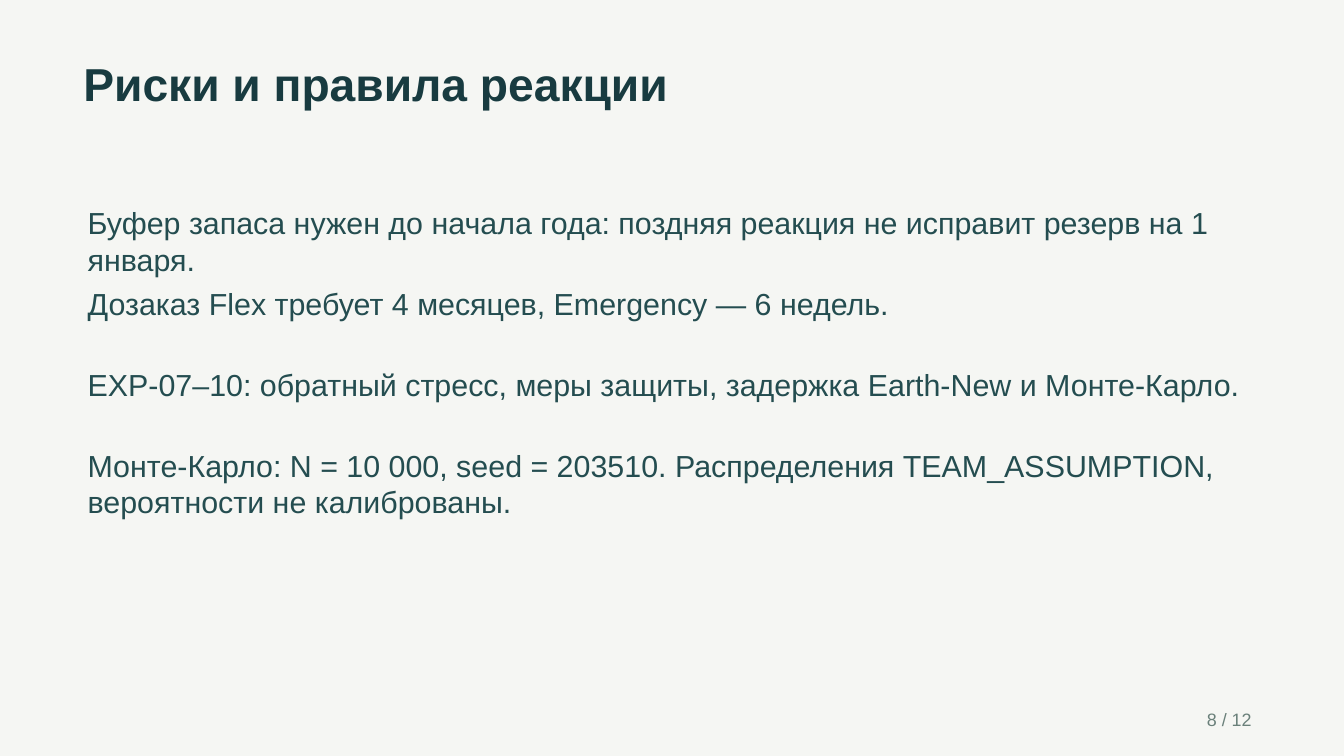
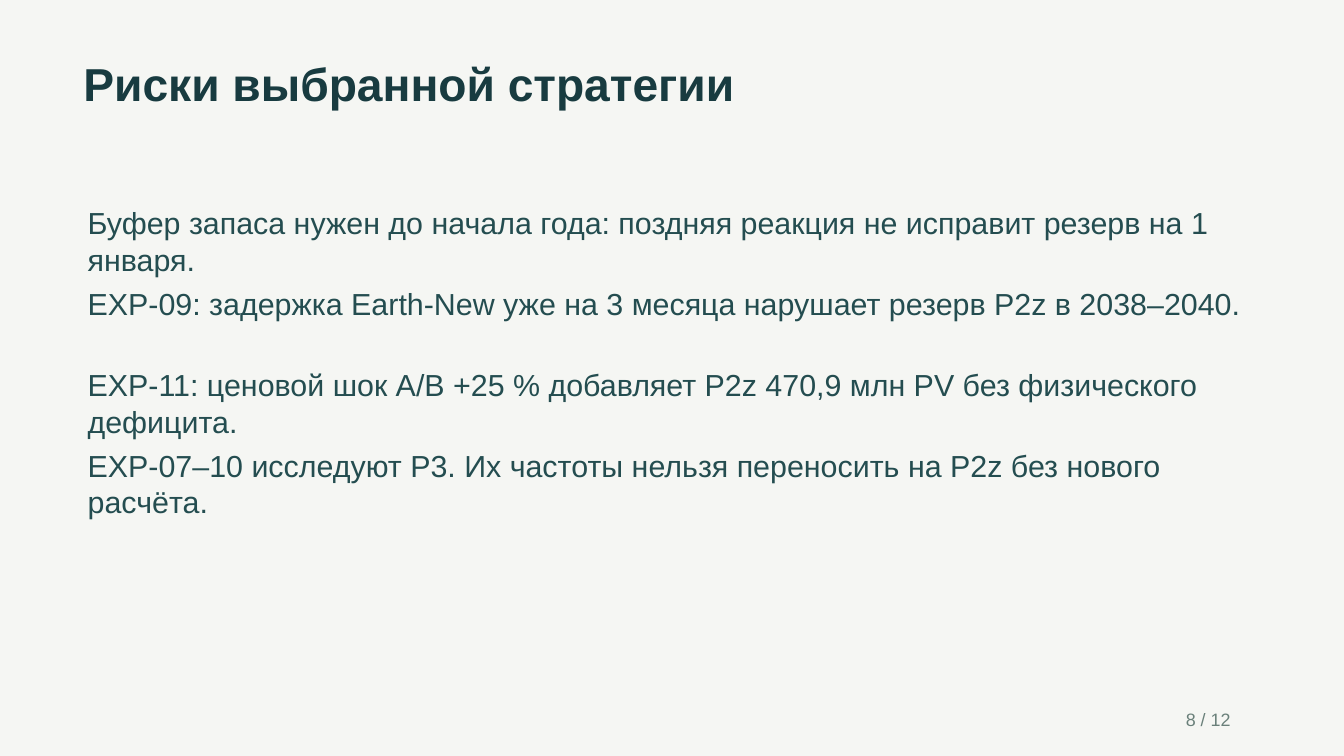
Before and after one commit to pmixay/hackathon-1809, a slide deck: slide 8 of docs/presentation/TerraPlan.pptx. Drawn at 1344x756 pixels with LibreOffice and Linux fonts; fonts in the diff are those of the drawing. Boxes give left, top, right and bottom in pixels: in the first picture for what was removed or moved away, otherwise in the second. Text is boxed around its words. In the diff, an @@ line names an element or a change of style, - is before the commit and + after.

Commit message:
R4: align UI and presentation with selected P2z strategy

```diff
--- a/docs/presentation/TerraPlan.pptx
+++ b/docs/presentation/TerraPlan.pptx
@@ text at (x1=83, y1=66, x2=734, y2=111): text changed @@
-Риски и правила реакции
+Риски выбранной стратегии
@@ text at (x1=88, y1=293, x2=1240, y2=321): text changed @@
-Дозаказ Flex требует 4 месяцев, Emergency — 6 недель.
+EXP-09: задержка Earth-New уже на 3 месяца нарушает резерв P2z в 2038–2040.
@@ text at (x1=88, y1=373, x2=1197, y2=439): text changed @@
-EXP-07–10: обратный стресс, меры защиты, задержка Earth-New и Монте-Карло.
+EXP-11: ценовой шок A/B +25 % добавляет P2z 470,9 млн PV без физического дефицита.
@@ text at (x1=88, y1=454, x2=1161, y2=519): text changed @@
-Монте-Карло: N = 10 000, seed = 203510. Распределения TEAM_ASSUMPTION, вероятности не калиброваны.
+EXP-07–10 исследуют P3. Их частоты нельзя переносить на P2z без нового расчёта.
@@ text "8 / 12" moved from (x1=1207, y1=713, x2=1252, y2=726) to (x1=1186, y1=713, x2=1231, y2=726) @@
```
Also in this commit, not shown: 11 other slides changed, 10 other files.
